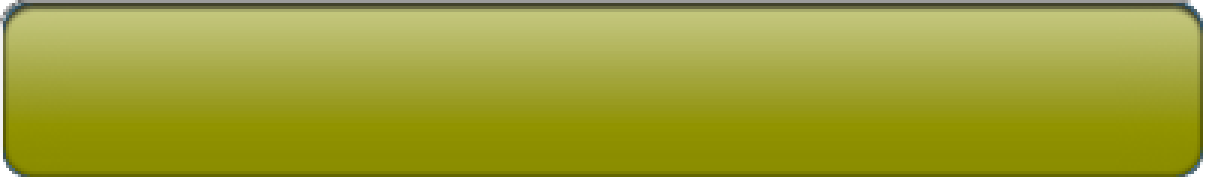
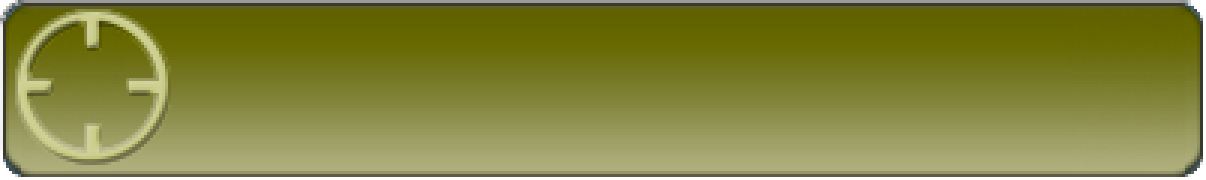
Layer changes from the first 1206 x 180 image to the second:
showed group "Highlighted" (1st of 2, in "Buttons") (2 layers) over box(3, 3, 1203, 177)
showed "Coordinate Highlighted" over box(18, 12, 168, 162)
hid group "Normal" (1st of 2, in "Buttons") (2 layers) over box(3, 3, 1203, 177)
